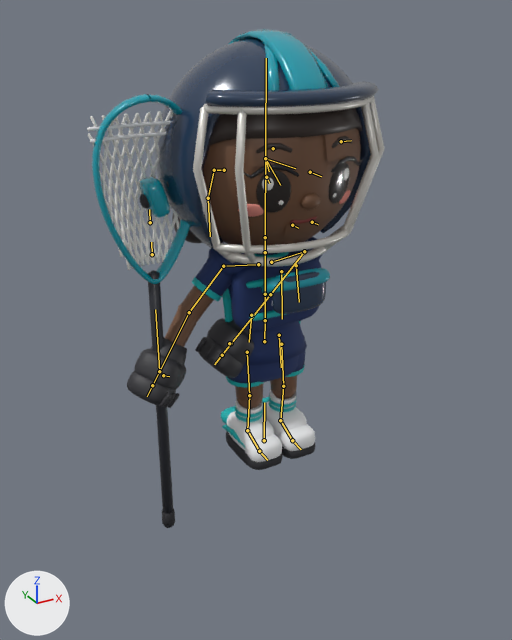
The Blender file 3D/Production/Characters/GirlGoalie/LaxAttack_girl_goalie.blend: old version first, new version second.
Rendered twice from a 50 mm lens placed at (-1.118, -1.967, 1.485), pointed at (-0.127, -0.165, 0.584). The lights are fixed; the arrows at lower left show +X, +Y and +Z. The picture after the commit comes second. The bones that bend it are drawn over the model as lines.

Objects in the first picture: 'girl_goalie_chest_protector', 'girl_goalie_face', 'girl_goalie_gloves', 'girl_goalie_hair', 'girl_goalie_head', 'girl_goalie_headgear', 'girl_goalie_kit', 'girl_goalie_limbs', 'girl_goalie_shoes', 'lax_girl_goalie_stick'.
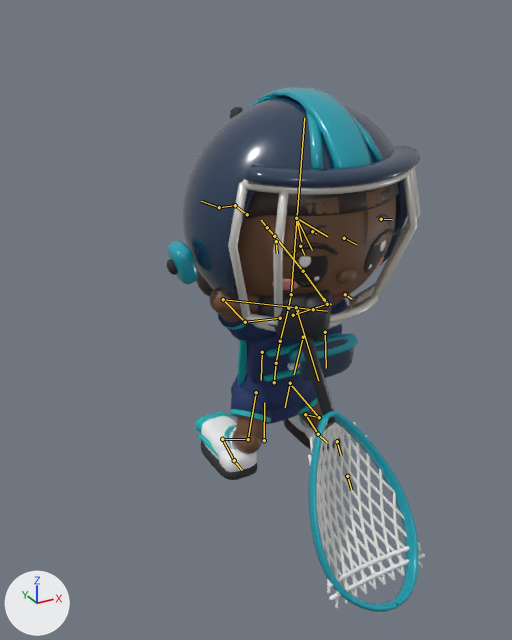
The newer file adds an action. The first version stands in its rest pose; the second is drawn at frame 10 of the action 'goalie_doorstep_stuff'.

What differs and where, as boxes (x1, y1, x2, y2) in the pictures (512 x 640 px):
'girl_goalie_headgear', posed
    before: (139, 29, 385, 314)
    after: (167, 87, 421, 381)
'lax_girl_goalie_stick', posed
    before: (87, 94, 190, 528)
    after: (230, 107, 425, 612)
'girl_goalie_head', posed
    before: (167, 128, 361, 245)
    after: (197, 196, 396, 297)
'girl_goalie_face', posed
    before: (238, 129, 363, 242)
    after: (271, 186, 401, 306)
'girl_goalie_gloves', posed
    before: (127, 318, 254, 408)
    after: (258, 290, 332, 341)
'girl_goalie_kit', posed
    before: (222, 252, 307, 388)
    after: (230, 339, 318, 424)
'girl_goalie_limbs', posed
    before: (165, 254, 320, 423)
    after: (209, 289, 331, 454)
'girl_goalie_chest_protector', posed
    before: (208, 237, 322, 330)
    after: (244, 299, 348, 385)
'girl_goalie_shoes', posed
    before: (221, 397, 316, 470)
    after: (195, 412, 341, 480)
'girl_goalie_hair', posed
    before: (172, 108, 363, 243)
    after: (197, 183, 399, 297)
bone 'pelvis', root to tip
    before: (264, 341) to (265, 320)
    after: (274, 382) to (276, 363)
bone 'spine', root to tip
    before: (265, 320) to (265, 294)
    after: (276, 363) to (280, 341)
bone 'chest', root to tip
    before: (265, 294) to (265, 252)
    after: (280, 341) to (288, 308)
bone 'neck', root to tip
    before: (265, 252) to (265, 237)
    after: (288, 308) to (291, 294)
bone 'head', root to tip
    before: (265, 237) to (266, 58)
    after: (291, 294) to (304, 118)
bone 'jaw', root to tip
    before: (265, 158) to (280, 185)
    after: (296, 218) to (312, 250)
bone 'lid_L', root to tip
    before: (265, 158) to (295, 168)
    after: (296, 218) to (327, 236)
bone 'brow_L', root to tip
    before: (341, 141) to (351, 140)
    after: (381, 219) to (392, 219)
bone 'mouth_L', root to tip
    before: (312, 222) to (318, 224)
    after: (345, 294) to (352, 299)
bone 'lid_R', root to tip
    before: (265, 158) to (269, 171)
    after: (296, 218) to (301, 241)
bone 'brow_R', root to tip
    before: (273, 148) to (275, 148)
    after: (312, 231) to (316, 233)
bone 'mouth_R', root to tip
    before: (292, 225) to (298, 228)
    after: (324, 299) to (331, 304)
bone 'hair_01', root to tip
    before: (224, 170) to (214, 170)
    after: (247, 214) to (235, 205)
bone 'hair_02', root to tip
    before: (214, 170) to (208, 198)
    after: (235, 205) to (219, 207)
bone 'hair_03', root to tip
    before: (208, 198) to (210, 236)
    after: (219, 207) to (201, 201)
bone 'stick', root to tip
    before: (159, 371) to (155, 309)
    after: (296, 307) to (318, 380)

The edits, one by one:
Bone 'pelvis' (bone_pelvis) moves from (0.0, 0.0, 0.0) to (0.0, -0.13, 0.068).
Bone 'pelvis' (bone_pelvis) turns from (0, 0, 0) to (9, 0, 0) degrees about its own x, y and z.
Bone 'spine' (bone_spine) turns from (0, 0, 0) to (6, 0, 0) degrees about its own x, y and z.
Bone 'chest' (bone_chest) turns from (0, 0, 0) to (5, 0, 0) degrees about its own x, y and z.
Bone 'neck' (bone_neck) turns from (0, 0, 0) to (-6, 0, 0) degrees about its own x, y and z.
Bone 'head' (bone_head) turns from (0, 0, 0) to (-8, 2, 0) degrees about its own x, y and z.
Bone 'jaw' (bone_jaw) turns from (0, 0, 0) to (-2, 0, 0) degrees about its own x, y and z.
Bone 'lid_L' (bone_lid_l) turns from (0, 0, 0) to (-7, 0, 0) degrees about its own x, y and z.
Bone 'brow_L' (bone_brow_l) moves from (0.0, 0.0, 0.0) to (0.0, 0.0, -0.014).
Bone 'brow_L' (bone_brow_l) turns from (0, 0, 0) to (0, -25, 0) degrees about its own x, y and z.
Bone 'mouth_L' (bone_mouth_l) moves from (0.0, 0.0, 0.0) to (-0.003, 0.0, -0.009).
Bone 'lid_R' (bone_lid_r) turns from (0, 0, 0) to (-7, 0, 0) degrees about its own x, y and z.
Bone 'brow_R' (bone_brow_r) moves from (0.0, 0.0, 0.0) to (0.0, 0.0, -0.014).
Bone 'brow_R' (bone_brow_r) turns from (0, 0, 0) to (0, 25, 0) degrees about its own x, y and z.
Bone 'mouth_R' (bone_mouth_r) moves from (0.0, 0.0, 0.0) to (0.003, 0.0, -0.009).
Bone 'hair_01' (bone_hair_01) turns from (0, 0, 0) to (14, 0, 0) degrees about its own x, y and z.
Bone 'hair_02' (bone_hair_02) turns from (0, 0, 0) to (28, 0, 0) degrees about its own x, y and z.
Bone 'hair_03' (bone_hair_03) turns from (0, 0, 0) to (42, 0, 0) degrees about its own x, y and z.
Bone 'ik_foot_L' (bone_ik_foot_l) moves from (0.0, 0.0, 0.0) to (0.107, 0.008, -0.003).
Bone 'ik_foot_R' (bone_ik_foot_r) moves from (0.0, 0.0, 0.0) to (-0.107, 0.008, -0.003).
Bone 'stick' (bone_stick) moves from (0.0, 0.0, 0.0) to (0.305, 0.289, 0.34).
Bone 'stick' (bone_stick) turns from (0, 0, 0) to (34, -1, -179) degrees about its own x, y and z.
